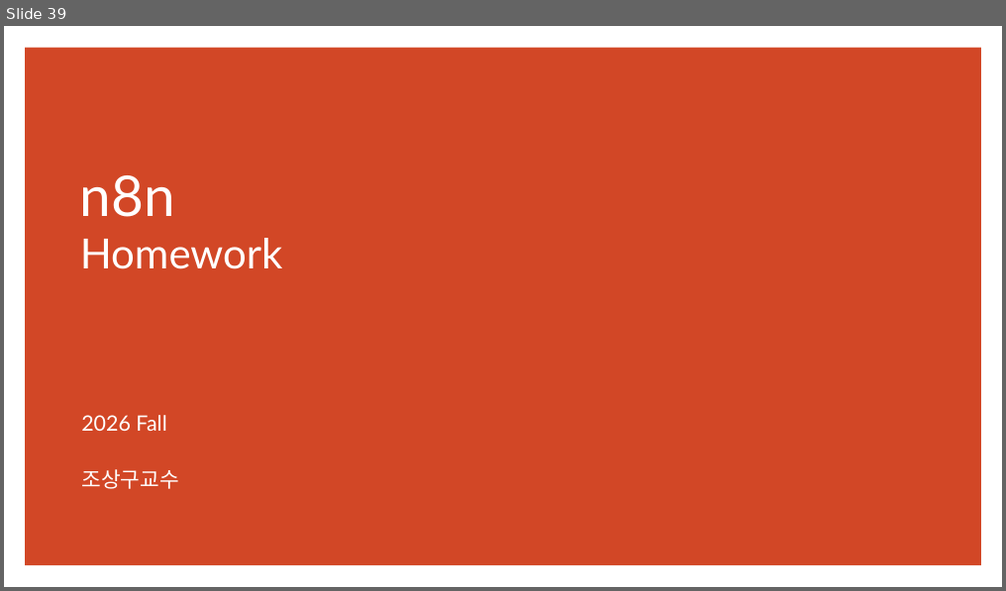
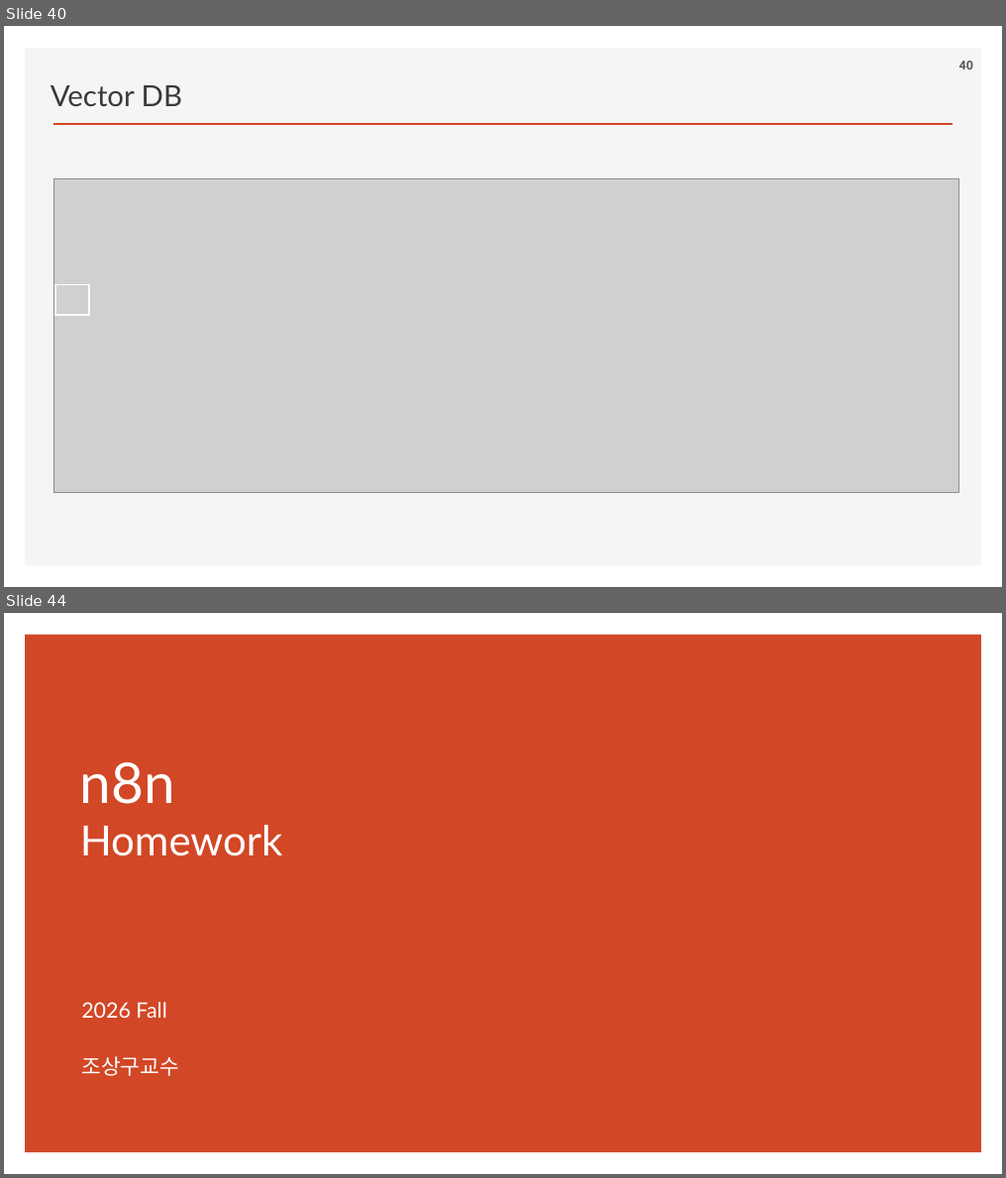
Before and after one commit to ancestor9/2026_Fall_Learning-Langchain-AI-Agent, a slide deck: PPTs/04_AI Workflow_n8n.pptx. Shown one above the other, each under a label of ours: slide 39 before the commit, slides 40 and 44 after it; the slides between them are not shown. The pictures are 1006x591 and 1006x1178 pixels, drawn with LibreOffice and Linux fonts; fonts in the diff are those of the drawing; grey boxes stand for pictures; background and template pictures are left out. Boxes give left, top, right and bottom in pixels: in the first picture for what was removed or moved away, otherwise in the second. Text is boxed around its words. In the diff, an @@ line names an element or a change of style, - is before the commit and + after.

```diff
--- a/PPTs/04_AI Workflow_n8n.pptx
+++ b/PPTs/04_AI Workflow_n8n.pptx
@@ slide 40 added at (4,26,1002,587), background #FFFFFF @@
@@ rectangle added at (25,48,982,567), fill #F5F5F5 @@
@@ page number added at (959,61,973,70), 12 pt, text #595959, bold @@
+40
@@ text added at (51,85,182,106), 28 pt, text #3B3838 @@
+Vector DB
@@ line added from (54, 124) to (952, 124), #D24726 2 pt @@
@@ picture added at (54,178,959,492) @@
@@ rectangle added at (55,285,89,315), outline #FFFFFF 1.5 pt @@
@@ what was slide 39 is now slide 44 @@
```
Also in this commit, not shown: 1 slide changed, 5 other slides added, 1 slide removed.
